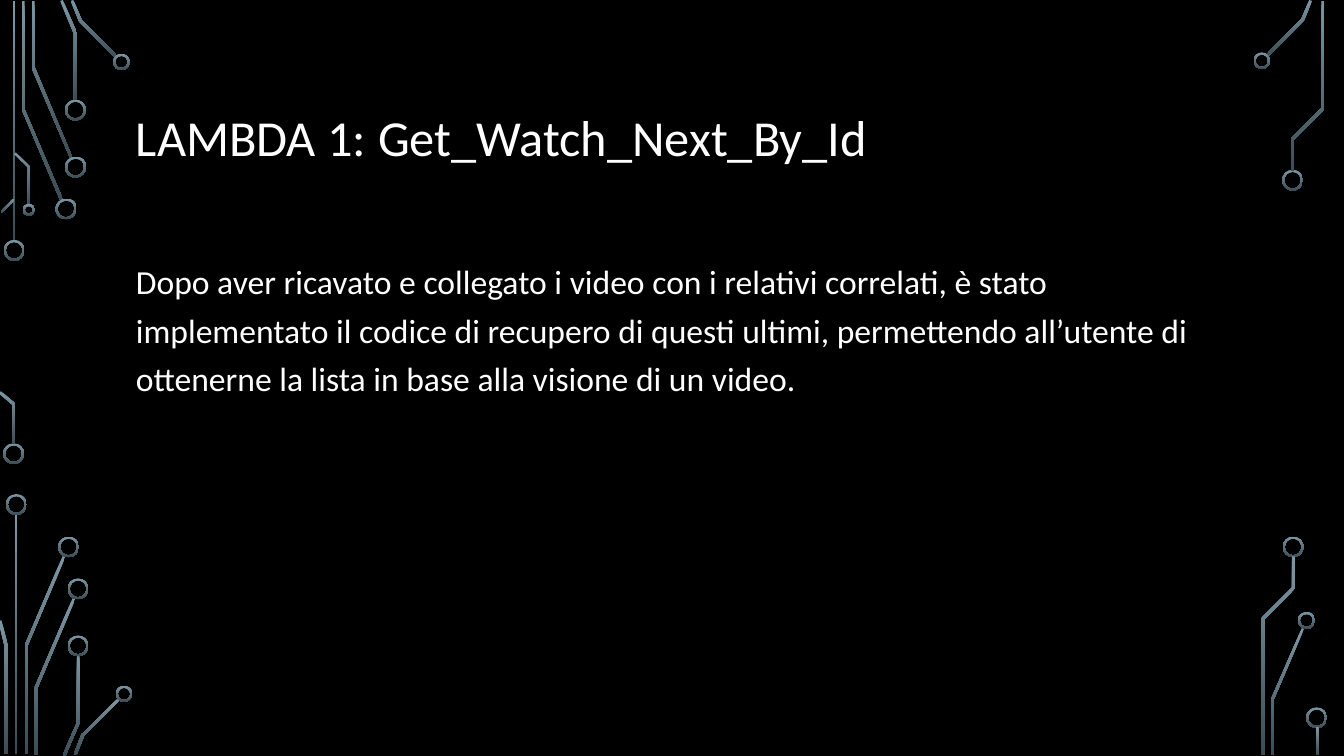
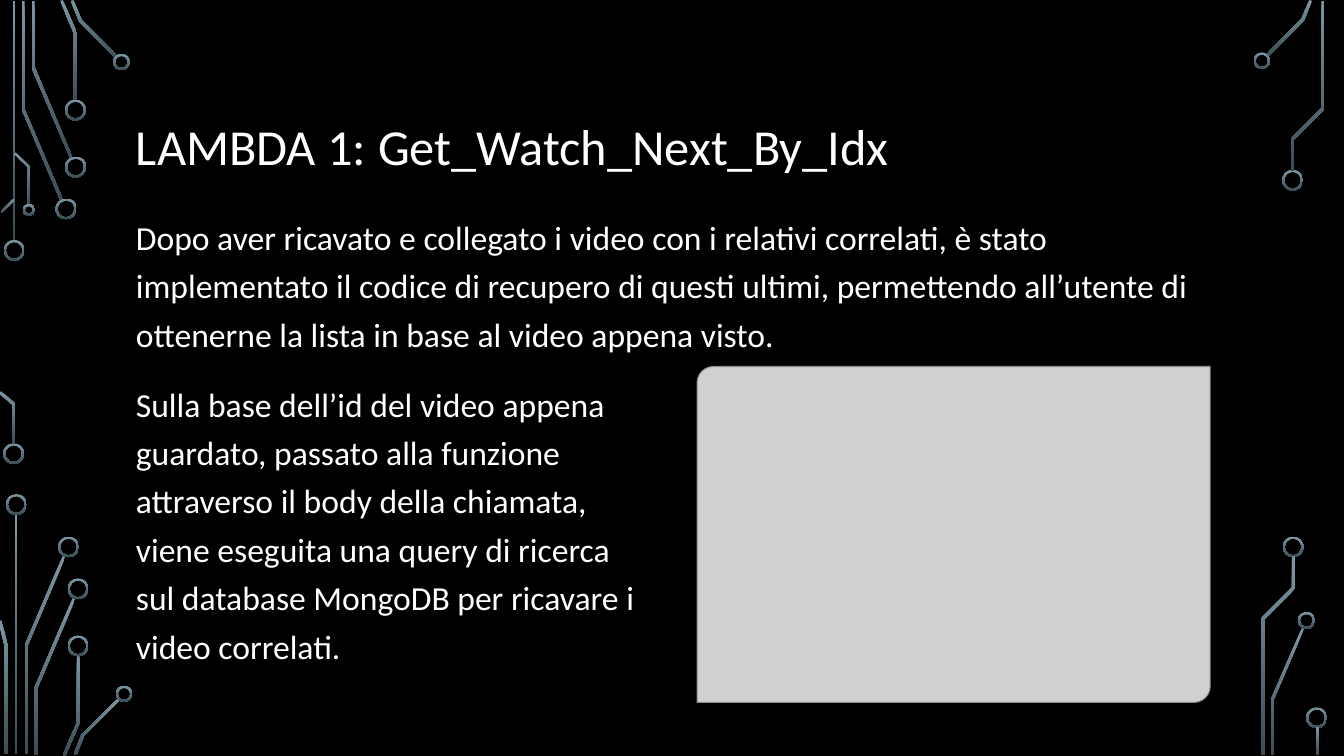
Before and after one commit to carraraFederico/TEDxLearn_ProgettoCloudMobile_2024, a slide deck: slide 2 of Presentazioni/TEDxLearn_part3.pptx. Drawn at 1344x756 pixels with LibreOffice and Linux fonts; fonts in the diff are those of the drawing; grey boxes stand for pictures; background and template pictures are left out. Boxes give left, top, right and bottom in pixels: in the first picture for what was removed or moved away, otherwise in the second. Text is boxed around its words. In the diff, an @@ line names an element or a change of style, - is before the commit and + after.

Commit message:
Update presentazione 3

```diff
--- a/Presentazioni/TEDxLearn_part3.pptx
+++ b/Presentazioni/TEDxLearn_part3.pptx
@@ title at box(136, 130, 889, 173): text changed @@
-LAMBDA 1: Get_Watch_Next_By_Id
+LAMBDA 1: Get_Watch_Next_By_Idx
@@ text at box(136, 226, 1186, 353): text changed @@
-Dopo aver ricavato e collegato i video con i relativi correlati, è stato implementato il codice di recupero di questi ultimi, permettendo all’utente di ottenerne la lista in base alla visione di un video.
+Dopo aver ricavato e collegato i video con i relativi correlati, è stato implementato il codice di recupero di questi ultimi, permettendo all’utente di ottenerne la lista in base al video appena visto.
@@ picture added at box(698, 367, 1211, 703) @@
@@ text added at box(136, 393, 634, 660), 24 pt, text #FFFFFF @@
+Sulla base dell’id del video appena guardato, passato alla funzione attraverso il body della chiamata, viene eseguita una query di ricerca sul database MongoDB per ricavare i video correlati.
```
Also in this commit, not shown: 6 other slides changed, 1 slide added, 1 slide removed.
